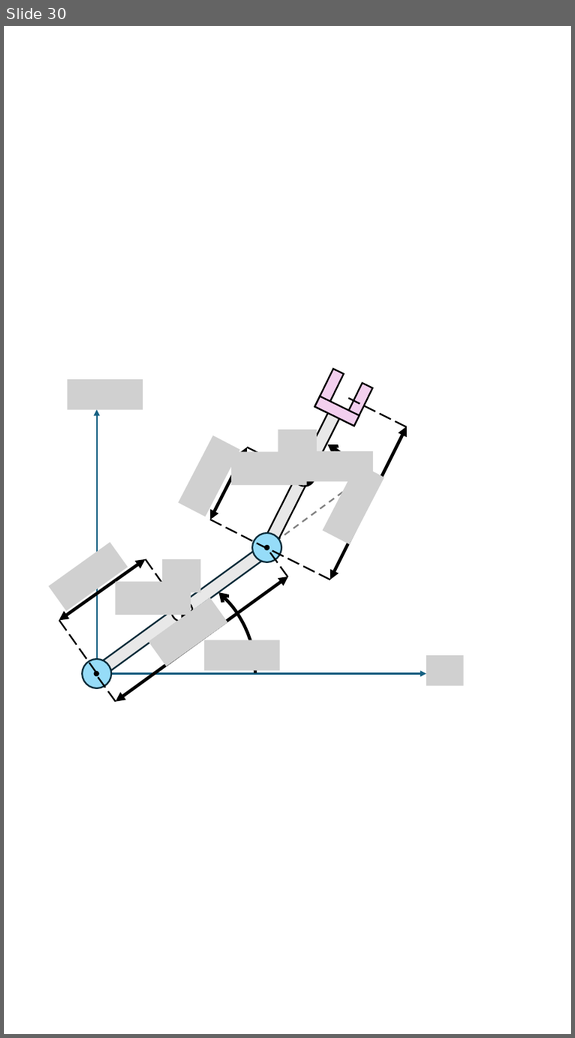
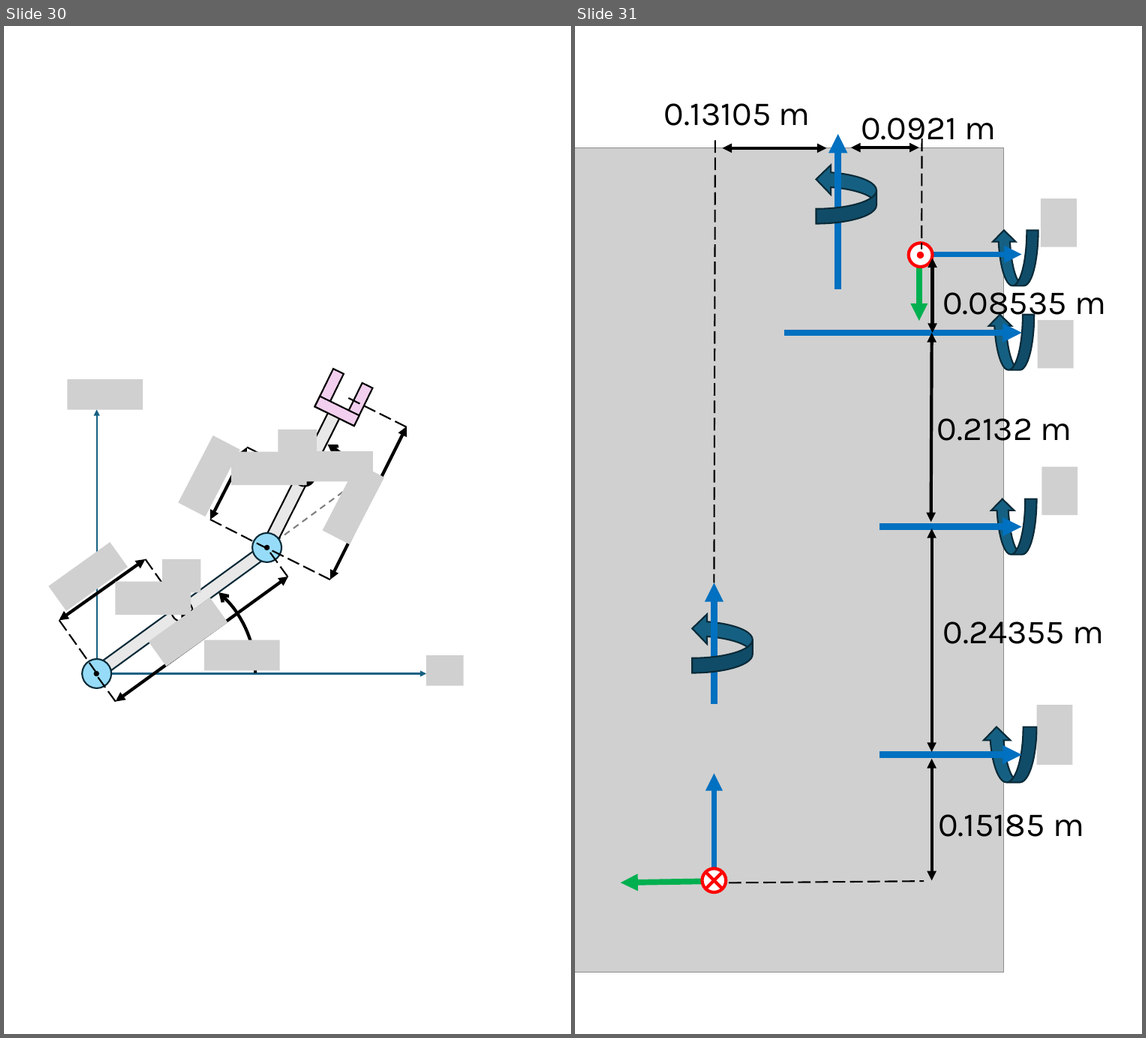
Before and after one commit to iocroblab/from_code_to_robot, a slide deck: robotics/Resources/Images/Robot images.pptx. Shown side by side, each under a label of ours: slide 30 before the commit, slides 30 and 31 after it. The pictures are 575x1038 and 1146x1038 pixels, drawn with LibreOffice and Linux fonts; fonts in the diff are those of the drawing; grey boxes stand for pictures. Boxes give left, top, right and bottom in pixels: in the first picture for what was removed or moved away, otherwise in the second. Text is boxed around its words. In the diff, an @@ line names an element or a change of style, - is before the commit and + after.

```diff
--- a/robotics/Resources/Images/Robot images.pptx
+++ b/robotics/Resources/Images/Robot images.pptx
@@ slide 31 added at bbox=[575, 26, 1142, 1034], background #FFFFFF @@
@@ group added at bbox=[575, 103, 1106, 972]: 10 pictures, 9 arrows, 7 lines, 6 curved up arrows, 6 double arrows, 6 texts, 3 ellipses @@
+0.15185 m
+0.24355 m
+0.2132 m
+0.08535 m
+0.0921 m
+0.13105 m
```
Also in this commit, not shown: 8 other files.
